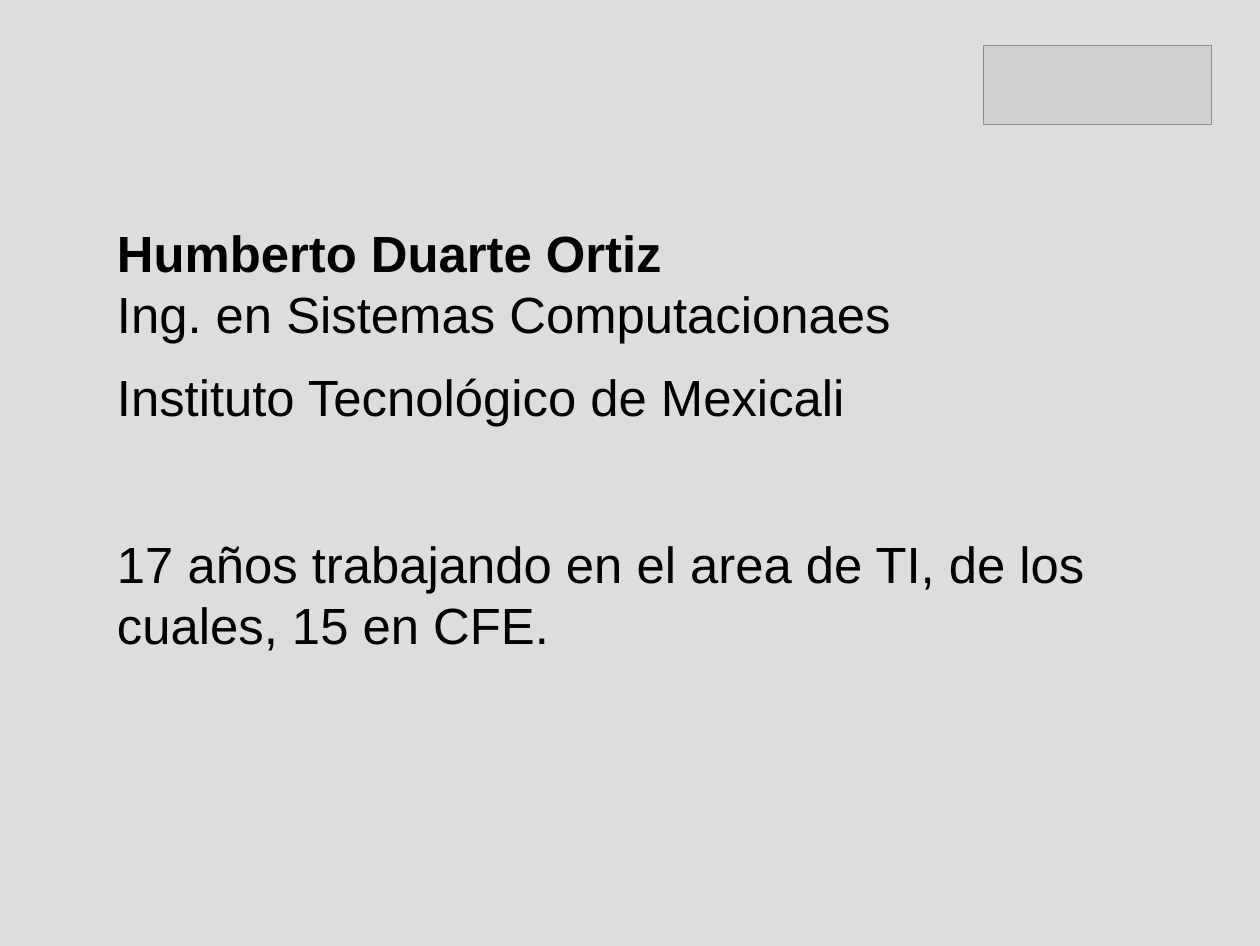
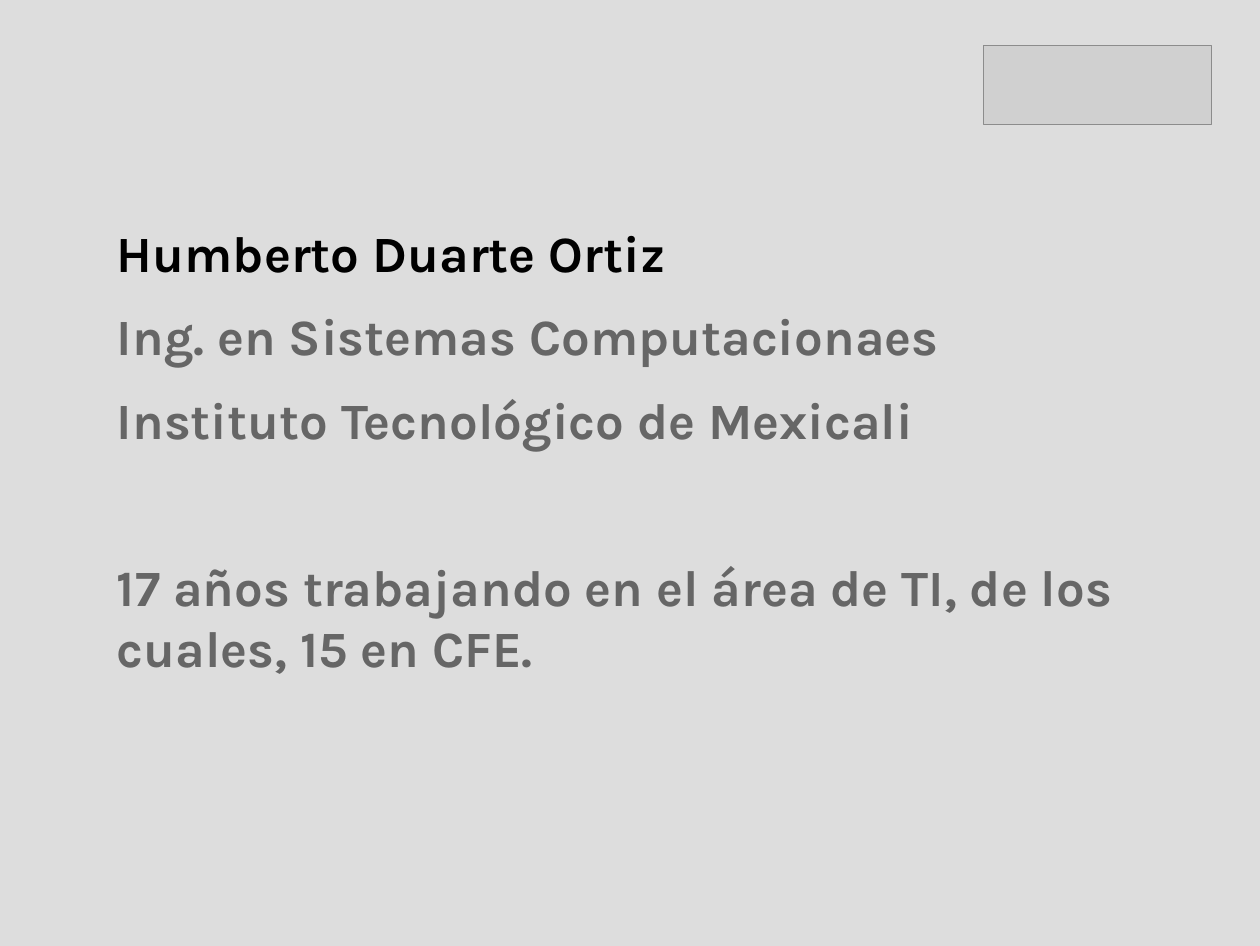
Before and after one commit to hdortiz/docker_rocc2015, a slide deck: slide 2 of presentacion.odp. Drawn at 1260x946 pixels with LibreOffice and Linux fonts; fonts in the diff are those of the drawing; grey boxes stand for pictures. Boxes give left, top, right and bottom in pixels: in the first picture for what was removed or moved away, otherwise in the second. Text is boxed around its words. In the diff, an @@ line names an element or a change of style, - is before the commit and + after.

```diff
--- a/presentacion.odp
+++ b/presentacion.odp
@@ text at (117,236,938,367): text changed; font Arial to Karla; text colour #000000 to #666666; bold on @@
-Humberto Duarte Ortiz
-Ing. en Sistemas Computacionaes
+Humberto Duarte Ortiz
+Ing. en Sistemas Computacionaes
@@ text at (117,399,913,451): font Arial to Karla, text colour #000000 to #666666, bold on in "Instituto Tecnológico de Mexicali" @@
@@ text at (117,566,1112,674): text changed; font Arial to Karla; text colour #000000 to #666666; bold on @@
-17 años trabajando en el area de TI, de los cuales, 15 en CFE.
+17 años trabajando en el área de TI, de los cuales, 15 en CFE.
```
Also in this commit, not shown: 1 other slide changed, 14 slides added.
